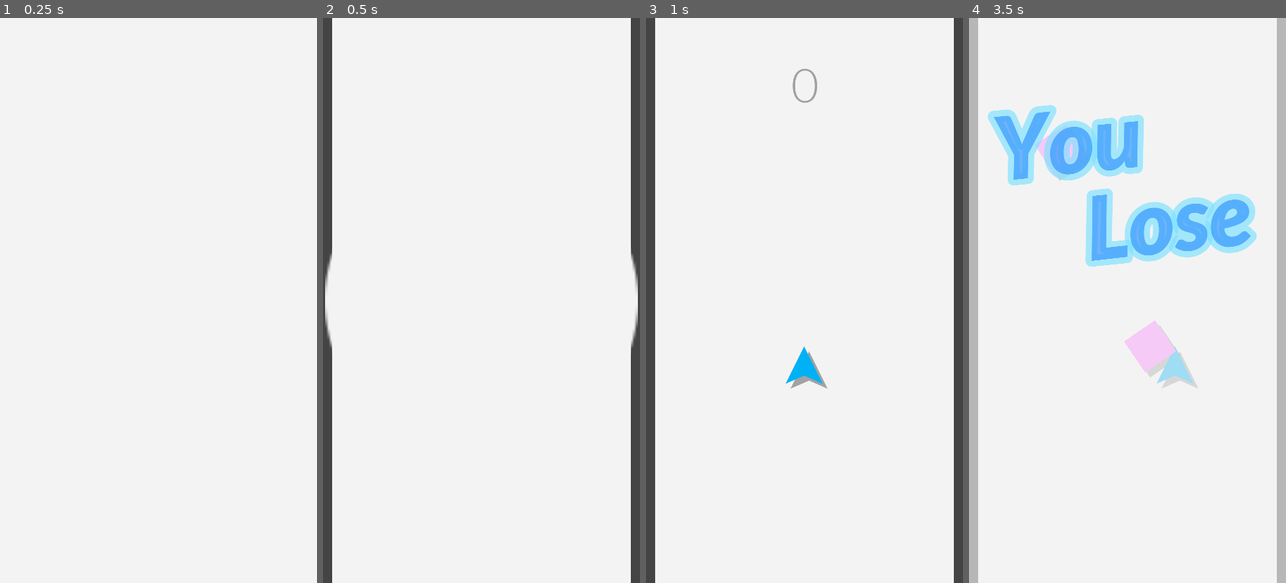
Above: before the commit, frames 1-4 (left to right).
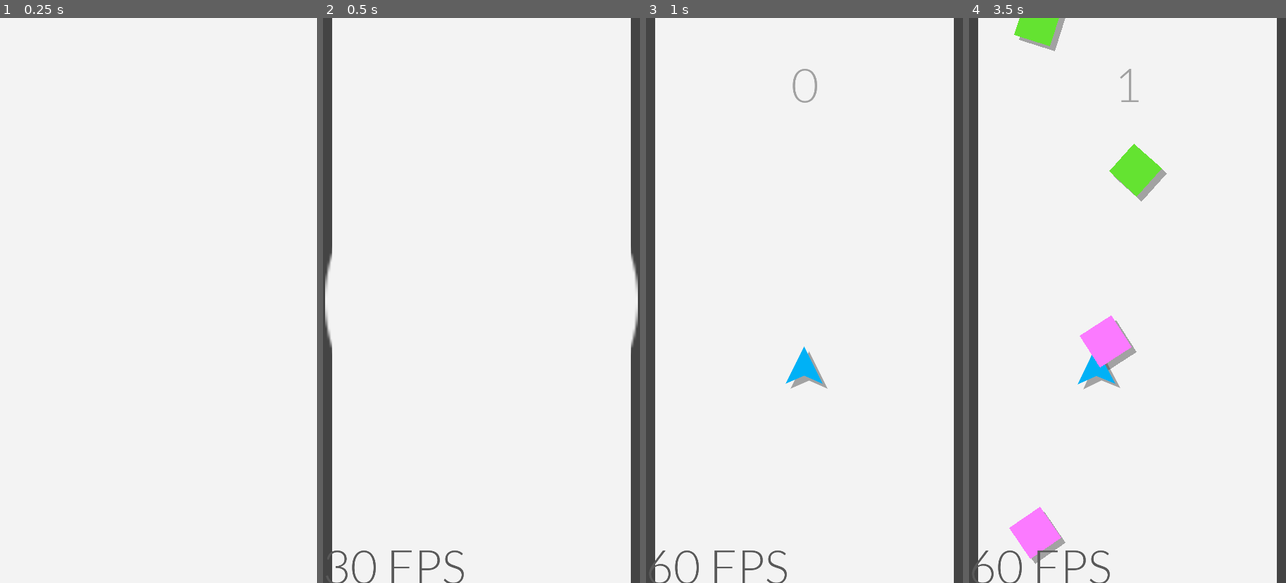
Above: after the commit, the same moments.

Repository: RTDxE/RunRetry
Game: Godot game, scene res://Scenes/main.tscn
Two runs of this game, one before a commit and one after it. Both use one fixed random seed, a clock stepped at 60 frames per second and the inputs below.
Inputs (mouse positions are in pixels of both pictures, inside the frame that each line leads up to):
- Up to frame 1 (0.25 s): no input
- Up to frame 2 (0.5 s): no input
- Up to frame 3 (1 s): move the mouse to (874, 272) at 0.52 s; click (874, 272) at 0.67 s
- Up to frame 4 (3.5 s): tap Enter at 1.25 s; drag from (1064, 328) to (1111, 413) at 1.27 s; move the mouse to (1159, 176) at 2.02 s; click (1159, 176) at 2.17 s; drag from (1111, 413) to (1032, 215) at 2.77 s

Frame 1 is identical in both runs. In frame 2, 0.5% of the frame differs, in the area x 2-45%, y 94-100%; in frame 3, 0.5%; in frame 4, 21%, in the area x 0-100%, y 0-100%.

Commit message:
Add score save

Diff:
--- a/Scenes/main.tscn
+++ b/Scenes/main.tscn
@@ -6,7 +6,7 @@
 [ext_resource path="res://art/circle.png" type="Texture" id=4]
 
 [sub_resource type="GDScript" id=1]
-resource_name = "TODO"
+resource_name = "Game"
 script/source = "extends Node2D
 
 
@@ -26,9 +26,15 @@
 	update_score()
 	set_process(false)
 	get_tree().paused = false
-	yield(get_tree().create_timer(1), \"timeout\")
-	YSDK.show_fullscreen_adv()
-
+
+func _process(delta: float) -> void:
+	if current_spawn_time > spawn_time:
+		current_spawn_time -= spawn_time
+		spawn_enemy()
+		spawn_time -= spawn_addict
+		spawn_addict *= 0.8
+
+	current_spawn_time += delta
 
 func spawn_enemy() -> void:
 	var e
@@ -46,28 +52,16 @@
 	bottom_right = $cam.global_position + get_viewport_rect().size / 2
 	e.global_position = Vector2(randi() % 824 + 128, top_left.y-300)
 
-
-func _process(delta: float) -> void:
-	if current_spawn_time > spawn_time:
-		current_spawn_time -= spawn_time
-		spawn_enemy()
-		spawn_time -= spawn_addict
-		spawn_addict *= 0.8
-
-	current_spawn_time += delta
+func enemy_free(obj) -> void:
+	free_enemies.append(obj)
 
 
 func add_score() -> void:
 	score += 1
 	update_score()
 
-
 func update_score() -> void:
 	$UI.set_score(score)
-
-
-func enemy_free(obj) -> void:
-	free_enemies.append(obj)
 
 
 func start_game() -> void:
@@ -79,7 +73,11 @@
 func end_game() -> void:
 	set_process(false)
 	get_tree().paused = true
-	$UI.end_game(score)
+	var record = YSDK.get_record()
+	if record >= 0:
+		record = max(score, record)
+	YSDK.set_record(record)
+	$UI.end_game(score, record)
 	print(\"EndGame\")
 	GameAnalytics.add_progression_event(GameAnalytics.PROGRESSION_STATUS.Complete, \"infinity\", \"\", \"\", score)
 
@@ -138,11 +136,12 @@
 	$Start.hide()
 	$InGame.show()
 
-func end_game(score) -> void:
+func end_game(score, record) -> void:
 	$InGame.hide()
 	$Die.show()
 	$Die/anim.play(\"show\")
 	$Die/Score.text = \"Score: \" + str(score)
+	$Die/Record.text = (\"Record: \" + str(record)) if record >= 0 else \"\"
 "
 
 [sub_resource type="DynamicFont" id=5]
@@ -291,10 +290,22 @@
 "update": 0,
 "values": [ Color( 1, 1, 1, 0 ) ]
 }
+tracks/1/type = "value"
+tracks/1/path = NodePath("Record:modulate")
+tracks/1/interp = 1
+tracks/1/loop_wrap = true
+tracks/1/imported = false
+tracks/1/enabled = true
+tracks/1/keys = {
+"times": PoolRealArray( 0 ),
+"transitions": PoolRealArray( 1 ),
+"update": 0,
+"values": [ Color( 1, 1, 1, 1 ) ]
+}
 
 [sub_resource type="Animation" id=8]
 resource_name = "show"
-length = 1.4
+length = 1.6
 tracks/0/type = "value"
 tracks/0/path = NodePath("bg:scale")
 tracks/0/interp = 1
@@ -386,7 +397,19 @@
 tracks/7/imported = false
 tracks/7/enabled = true
 tracks/7/keys = {
-"times": PoolRealArray( 0, 1.2, 1.4 ),
+"times": PoolRealArray( 0, 1.4, 1.6 ),
+"transitions": PoolRealArray( 1, 1, 1 ),
+"update": 0,
+"values": [ Color( 1, 1, 1, 0 ), Color( 1, 1, 1, 0 ), Color( 1, 1, 1, 1 ) ]
+}
+tracks/8/type = "value"
+tracks/8/path = NodePath("Record:modulate")
+tracks/8/interp = 1
+tracks/8/loop_wrap = true
+tracks/8/imported = false
+tracks/8/enabled = true
+tracks/8/keys = {
+"times": PoolRealArray( 0, 1, 1.2 ),
 "transitions": PoolRealArray( 1, 1, 1 ),
 "update": 0,
 "values": [ Color( 1, 1, 1, 0 ), Color( 1, 1, 1, 0 ), Color( 1, 1, 1, 1 ) ]
@@ -408,7 +431,7 @@
 		img.save_png(\"res://screenshots/\" + str(OS.get_unix_time()) + \".png\")
 "
 
-[node name="Node2D" type="Node2D"]
+[node name="Game" type="Node2D"]
 script = SubResource( 1 )
 
 [node name="left_border" type="Line2D" parent="."]
@@ -437,7 +460,6 @@
 script = SubResource( 4 )
 
 [node name="fps" type="Label" parent="UI"]
-visible = false
 anchor_top = 1.0
 anchor_bottom = 1.0
 margin_top = -155.0
@@ -469,7 +491,7 @@
 margin_top = -64.0
 margin_right = 64.0
 margin_bottom = 64.0
-rect_scale = Vector2( 1e-05, 1e-05 )
+rect_scale = Vector2( 50, 50 )
 rect_pivot_offset = Vector2( 64, 64 )
 texture = ExtResource( 4 )
 __meta__ = {
@@ -477,6 +499,7 @@
 }
 
 [node name="Label" type="Label" parent="UI/Start"]
+modulate = Color( 1, 1, 1, 0 )
 anchor_left = 0.5
 anchor_top = 0.5
 anchor_right = 0.5
@@ -486,6 +509,7 @@
 margin_right = 402.136
 margin_bottom = -37.4227
 rect_rotation = -5.84879
+rect_pivot_offset = Vector2( -1000, 0 )
 custom_fonts/font = SubResource( 7 )
 custom_colors/font_color = Color( 0.992157, 0.368627, 0.733333, 1 )
 custom_constants/line_spacing = -60
@@ -589,12 +613,30 @@
 anchor_right = 0.5
 anchor_bottom = 0.5
 margin_left = -501.0
-margin_top = 144.761
+margin_top = 70.8879
 margin_right = 509.0
-margin_bottom = 299.761
+margin_bottom = 263.888
 custom_fonts/font = SubResource( 5 )
 custom_colors/font_color = Color( 0.34902, 0.34902, 0.34902, 1 )
 text = "Score: 6969"
+align = 1
+valign = 1
+__meta__ = {
+"_edit_use_anchors_": false
+}
+
+[node name="Record" type="Label" parent="UI/Die"]
+anchor_left = 0.5
+anchor_top = 0.5
+anchor_right = 0.5
+anchor_bottom = 0.5
+margin_left = -540.0
+margin_top = 243.127
+margin_right = 539.0
+margin_bottom = 436.127
+custom_fonts/font = SubResource( 5 )
+custom_colors/font_color = Color( 0.34902, 0.34902, 0.34902, 1 )
+text = "Record: 6996"
 align = 1
 valign = 1
 __meta__ = {
--- a/scripts/GameAnalytics.gd
+++ b/scripts/GameAnalytics.gd
@@ -8,8 +8,8 @@
 
 const BUILD_VERSION = "Yandex 1.2"
 
-const GAME_KEY = ""
-const SECRET_KEY = ""
+const GAME_KEY = "b88c5786451157156fb3d080c321df2f"
+const SECRET_KEY = "a6279a6a1c94f72ae807c1e9d58cb650feb434dd"
 
 const AVAILABLE_RESOURCE_CURRENCIES = []
 const AVAILABLE_RESOURCE_ITEM_TYPES = []
--- a/scripts/ysdk.gd
+++ b/scripts/ysdk.gd
@@ -1,16 +1,20 @@
 extends Node
 
 var _cb_initialized = JavaScript.create_callback(self, "_initialized")
+#var _cb_player_auth = JavaScript.create_callback(self, "_player_auth")
 var _cb_adv_fs_close = JavaScript.create_callback(self, "_adv_fs_close")
 var _cb_adv_fs_error = JavaScript.create_callback(self, "_adv_fs_error")
+var adv_fs_cb
+var last_show = 0
 
 var console
 var window
 var ysdk
+#var player
+var storage
 
-var adv_fs_cb
+var _local_record = 0
 
-var last_show = 0
 
 func _init() -> void:
 	if !OS.has_feature('JavaScript'):
@@ -19,13 +23,13 @@
 	console = JavaScript.get_interface("console")
 	window = JavaScript.get_interface("window")
 
-	init_fullscreen_adv_callbacks()
+	_ya_init_fullscreen_adv_callbacks()
 
-	init()
-	show_fullscreen_adv()
+	_ya_init()
+	_ya_init_storage()
 
 
-func init_fullscreen_adv_callbacks() -> void:
+func _ya_init_fullscreen_adv_callbacks() -> void:
 	if !OS.has_feature('JavaScript'):
 		return
 
@@ -35,13 +39,29 @@
 	adv_fs_cb.callbacks.onError = _cb_adv_fs_error
 
 
-func init() -> void:
+func _ya_init() -> void:
 	if !OS.has_feature('JavaScript'):
 		return
 
 	var yagames = JavaScript.get_interface("YaGames")
 	if yagames:
 		yagames.init().then(_cb_initialized)
+
+func _ya_init_storage() -> void:
+	if !OS.has_feature('JavaScript') or !ysdk:
+		return
+
+	var yStorage = JavaScript.get_interface("YandexStorage")
+	if yStorage:
+		window.storage = yStorage.new(JavaScript.create_object("Object"), false)
+		storage = window.storage
+		storage.init(window.ysdk)
+
+#func _ya_init_player() -> void:
+#	if !OS.has_feature('JavaScript') or !ysdk:
+#		return
+#
+#	ysdk.getPlayer().then(_cb_player_auth)
 
 
 func show_fullscreen_adv() -> void:
@@ -63,10 +83,39 @@
 		return "en"
 	return ysdk.environment.lang
 
-func _cb_initialized(args) -> void:
-#	console.log('Yandex SDK initialized')
+func get_record() -> int:
+	if !OS.has_feature('JavaScript') or !ysdk or !storage:
+		return _local_record
+
+
+	var record = storage.get("record")[0]
+	if (record == null):
+		return 0
+
+	return int(record)
+
+func set_record(value: int) -> void:
+	if !OS.has_feature('JavaScript') or !ysdk or !storage:
+		_local_record = value
+		return
+
+	var o = JavaScript.create_object("Object")
+	o.record = value
+	storage.set(o, false)
+
+# Callbacks
+
+func _initialized(args) -> void:
+	console.log('Yandex SDK initialized')
 	window.ysdk = args[0]
 	ysdk = window.ysdk
+	# Why not?
+	show_fullscreen_adv()
+
+#func _player_auth(args) -> void:
+#	console.log('Player initialized')
+#	window.player = args[0]
+#	player = window.player
 
 func _adv_fs_close(ergs) -> void:
 	console.log("Adv closed")
Not shown, added: external/yandexStorage.js
